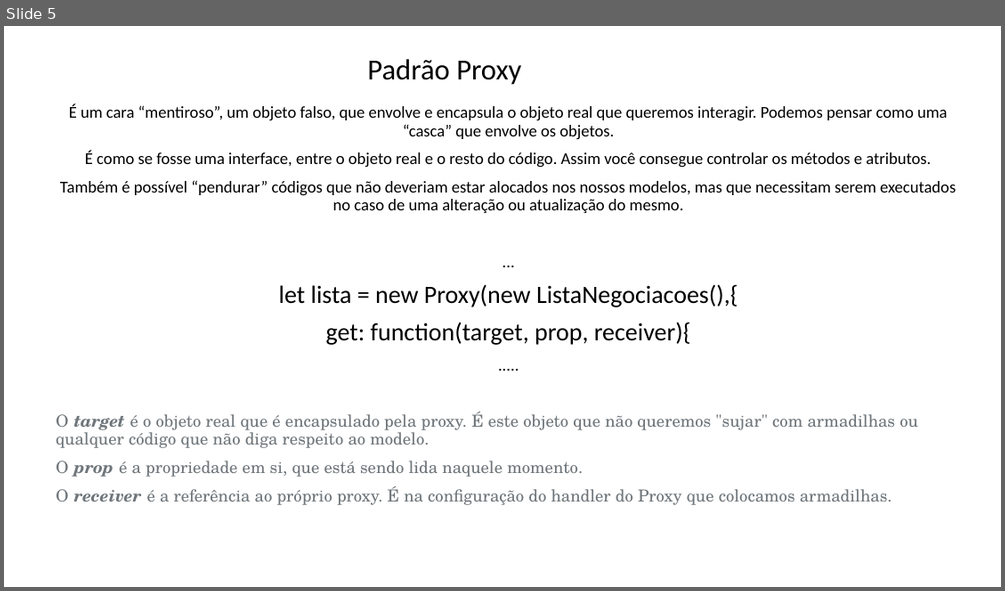
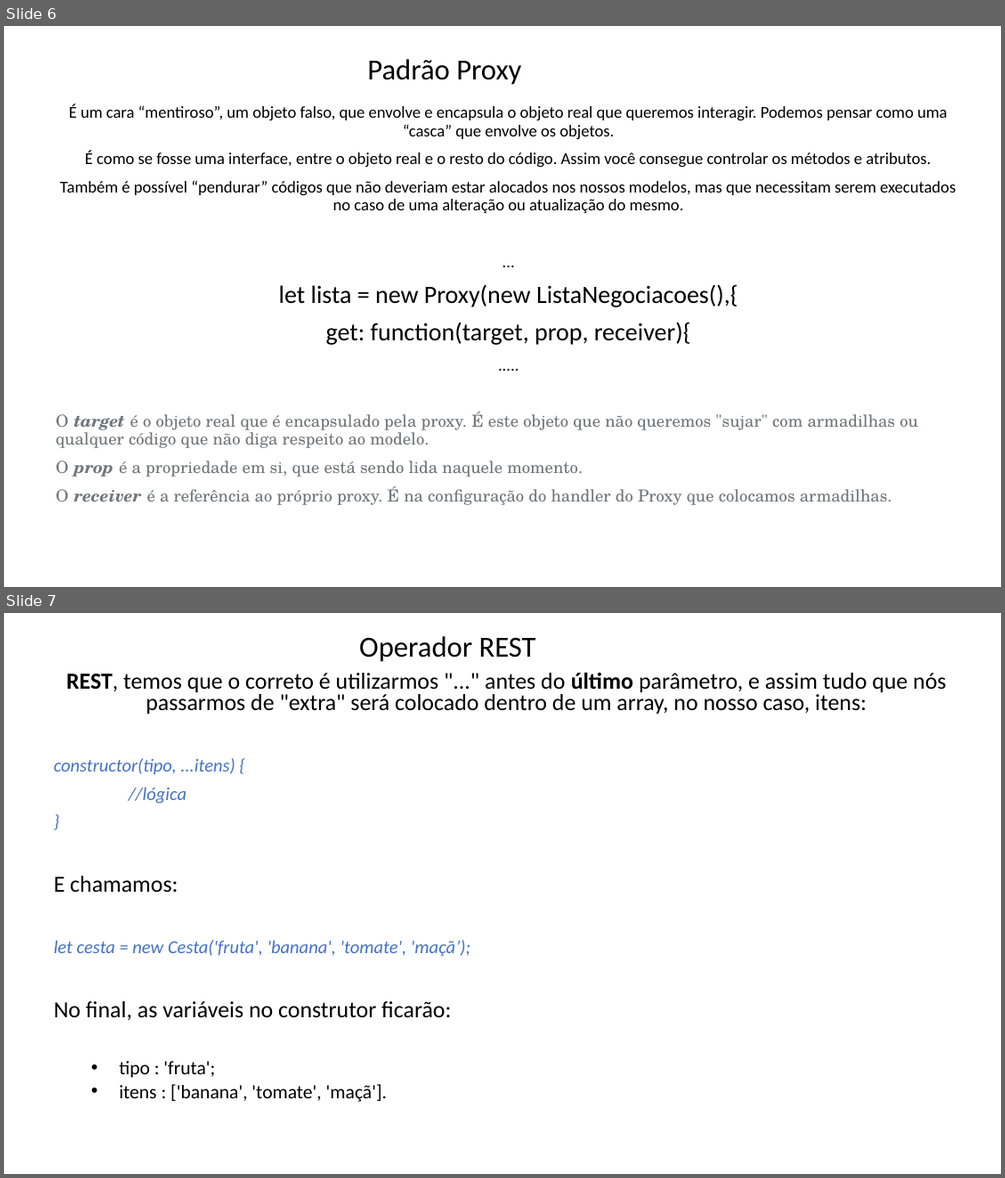
Before and after one commit to lacsousa/js-es6-oo-pp-avanc1, a slide deck: docs/JS Avançado 1-2-3-resumo.pptx. Shown one above the other, each under a label of ours: slide 5 before the commit, slides 6 and 7 after it. The pictures are 1005x591 and 1005x1178 pixels, drawn with LibreOffice and Linux fonts; fonts in the diff are those of the drawing. Boxes give left, top, right and bottom in pixels: in the first picture for what was removed or moved away, otherwise in the second. Text is boxed around its words. In the diff, an @@ line names an element or a change of style, - is before the commit and + after.

```diff
--- a/docs/JS Avançado 1-2-3-resumo.pptx
+++ b/docs/JS Avançado 1-2-3-resumo.pptx
@@ slide 7 added at (x1=4, y1=613, x2=1001, y2=1174), background #FFFFFF @@
@@ title added at (x1=359, y1=636, x2=536, y2=662), 28 pt, text #000000 @@
+Operador REST
@@ subtitle added at (x1=54, y1=672, x2=946, y2=1102), 22.2 pt, text #000000 @@
+REST, temos que o correto é utilizarmos "..." antes do último parâmetro, e assim tudo que nós passarmos de "extra" será colocado dentro de um array, no nosso caso, itens:
+constructor(tipo, ...itens) {
+//lógica
+}
+E chamamos:
+let cesta = new Cesta('fruta', 'banana', 'tomate', 'maçã’);
+No final, as variáveis no construtor ficarão:
+  • tipo : 'fruta';
+  • itens : ['banana', 'tomate', 'maçã'].
@@ what was slide 5 is now slide 6 @@
```
Also in this commit, not shown: 1 slide changed, 2 other slides added, 4 other files.
